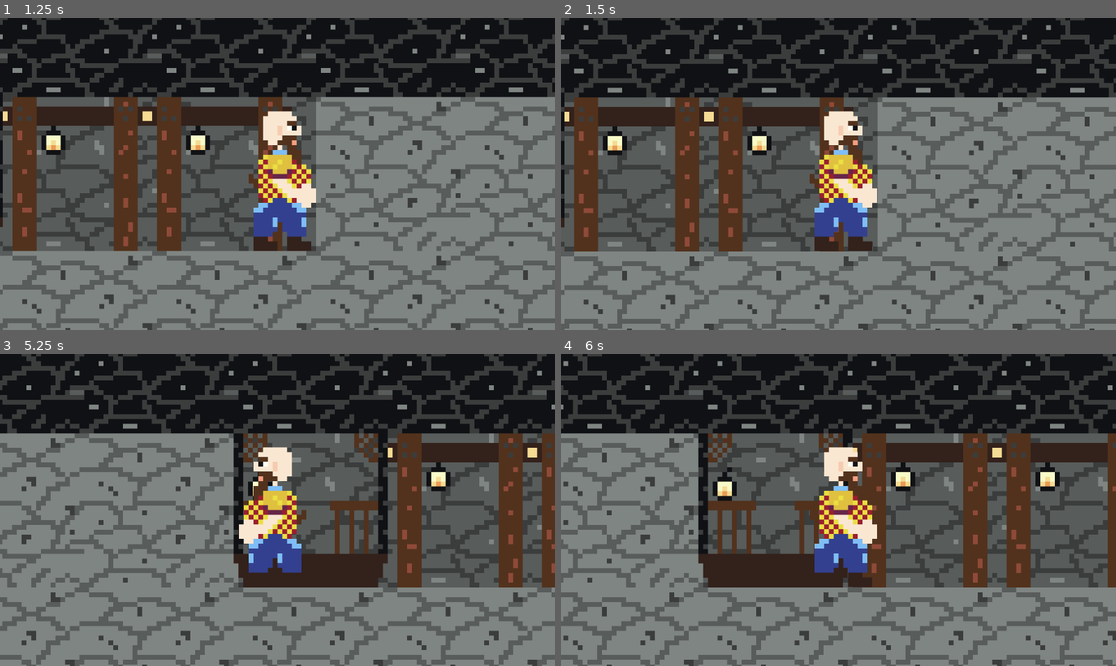
Above: before the commit, frames 1-4 (two rows, left to right).
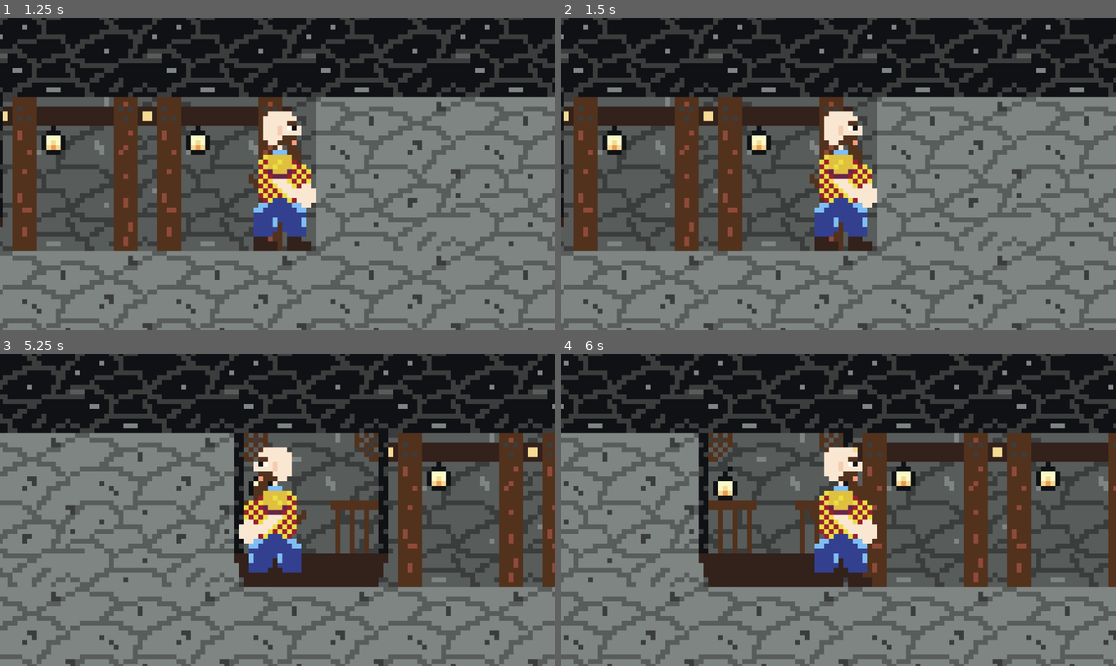
Above: after the commit, the same moments.

Repository: Rourugin/miner-game
Game: Godot game, scene res://scenes/levels/mine_level.tscn
Two runs of this game, one before a commit and one after it. Both use one fixed random seed, a clock stepped at 60 frames per second and the inputs below. This scene is started directly instead of the project's main scene.
Inputs:
- Up to frame 1 (1.25 s): tap Enter at 0.5 s; hold D (right) from 0.53 s (still down); tap E (interact) at 0.6 s
- Up to frame 2 (1.5 s): tap Space at 1.25 s; release D (right) at 1.28 s; hold S (down) from 1.28 s (still down); tap E (interact) at 1.35 s
- Up to frame 3 (5.25 s): tap Enter at 2, 3.5 s; release S (down) at 2.03 s; hold D (right) 2.03-2.78 s; tap E (interact) every 0.75 s from 2.1 to 5.1 s; tap Space at 2.75, 5 s; hold W (up) 2.78-3.53 s; hold A (left) 3.53-5.03 s; hold S (down) from 5.03 s (still down)
- Up to frame 4 (6 s): release S (down) at 5.78 s; hold D (right) from 5.78 s (still down); tap E (interact) at 5.85 s

Frame 1 is identical in both runs. In frame 2, 5.2% of the frame differs, in the area x 0-100%, y 0-100%; in frame 3, 5.2%; in frame 4, 5.4%.

Commit message:
update movement. add mining

Diff:
--- a/globals/globals.gd
+++ b/globals/globals.gd
@@ -30,6 +30,4 @@
 	for resource in res:
 		for i in range(resource.rarity):
 			resources_arr.append(resource)
-			print("he")
-	print(resources_arr)
 	return resources_arr
--- a/scripts/level.gd
+++ b/scripts/level.gd
@@ -1,12 +1,2 @@
 extends Node2D
 class_name Level
-
-
-# Called when the node enters the scene tree for the first time.
-func _ready() -> void:
-	pass # Replace with function body.
-
-
-# Called every frame. 'delta' is the elapsed time since the previous frame.
-func _process(_delta: float) -> void:
-	pass
--- a/scripts/mine_level.gd
+++ b/scripts/mine_level.gd
@@ -69,17 +69,48 @@
 func _break_ore() -> void:
 	var dir: Vector2 = player.last_direction
 	if dir != Vector2.ZERO:
+		var ores_arr: Array[Node] = ores.get_children()
 		match dir:
 			Vector2.RIGHT:
-				pass
+				for i in range(ores_arr.size()):
+					if (player.global_position.x <= ores_arr[i].global_position.x)\
+					and (player.global_position.x + 32 >= ores_arr[i].global_position.x)\
+					and (player.global_position.y <= ores_arr[i].global_position.y)\
+					and (player.global_position.y + 32 >= ores_arr[i].global_position.y):
+						_breaking(ores_arr[i])
+						break
 			Vector2.LEFT:
-				pass
+				for i in range(ores_arr.size()):
+					if (player.global_position.x >= ores_arr[i].global_position.x)\
+					and (player.global_position.x - 32 <= ores_arr[i].global_position.x)\
+					and (player.global_position.y <= ores_arr[i].global_position.y)\
+					and (player.global_position.y + 32 >= ores_arr[i].global_position.y):
+						_breaking(ores_arr[i])
+						break
 			Vector2.UP:
-				pass
+				for i in range(ores_arr.size()):
+					if (player.global_position.x - 31 <= ores_arr[i].global_position.x)\
+					and (player.global_position.x + 31 >= ores_arr[i].global_position.x)\
+					and (player.global_position.y >= ores_arr[i].global_position.y)\
+					and (player.global_position.y + 32 <= ores_arr[i].global_position.y):
+						_breaking(ores_arr[i])
+						break
 			Vector2.DOWN:
-				pass
+				for i in range(ores_arr.size()):
+					if (player.global_position.x - 31 <= ores_arr[i].global_position.x)\
+					and (player.global_position.x + 31 >= ores_arr[i].global_position.x)\
+					and (player.global_position.y <= ores_arr[i].global_position.y)\
+					and (player.global_position.y - 32 >= ores_arr[i].global_position.y):
+						_breaking(ores_arr[i])
+						break
 	elif dir == Vector2.ZERO:
 		pass
+
+func _breaking(ore: StaticBody2D) -> void:
+	ore.health -= Globals.pickaxe_damage
+	if ore.health <= 0:
+		Globals.gold += ore.data.costs
+		ore.queue_free()
 
 func _create_timer() -> void:
 	var duration: float = RandomNumberGenerator.new().randf_range(180.0, 300.0) + Globals.extra_duration
--- a/scripts/ore.gd
+++ b/scripts/ore.gd
@@ -1,9 +1,8 @@
 extends StaticBody2D
-
-var health: int
 
 @onready var sprite_2d: Sprite2D = $Sprite2D
 
+@export var health: int
 @export var data: OreData
 
 
--- a/scripts/player.gd
+++ b/scripts/player.gd
@@ -21,8 +21,12 @@
 			velocity = direction * Globals.speed
 			last_direction = direction
 			play_animation("run")
-		Vector2.UP, Vector2.DOWN:
-			if get_tree().current_scene.name == "MineLevel" and global_position.y > -7:
+		Vector2.DOWN:
+			if get_tree().current_scene.name == "MineLevel":
+				velocity = direction * Globals.speed
+				last_direction = direction
+		Vector2.UP:
+			if get_tree().current_scene.name == "MineLevel" and global_position.y > -208:
 				velocity = direction * Globals.speed
 				last_direction = direction
 
